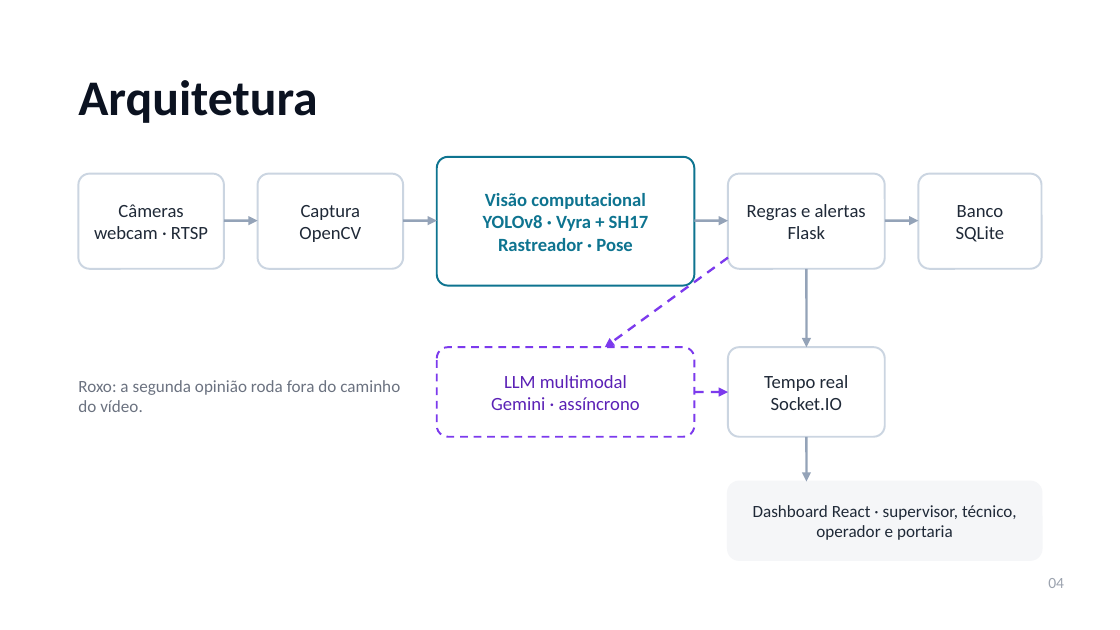
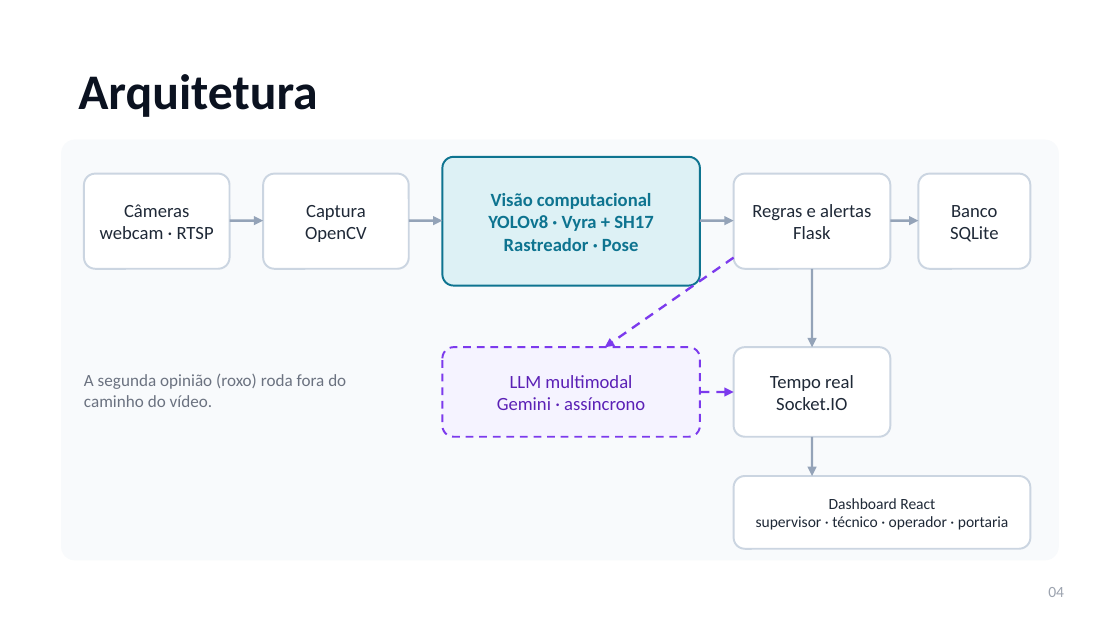
Before and after one commit to bolla-X/Challenge_5550, a slide deck: slide 4 of docs/pitch/VisionEPI-pitch-v2.pptx. Drawn at 1120x630 pixels with LibreOffice and Linux fonts; fonts in the diff are those of the drawing. Boxes give left, top, right and bottom in pixels: in the first picture for what was removed or moved away, otherwise in the second. Text is boxed around its words. In the diff, an @@ line names an element or a change of style, - is before the commit and + after.

```diff
--- a/docs/pitch/VisionEPI-pitch-v2.pptx
+++ b/docs/pitch/VisionEPI-pitch-v2.pptx
@@ text "Arquitetura" moved from (x1=78, y1=80, x2=317, y2=123) to (x1=78, y1=74, x2=317, y2=117) @@
@@ rounded rectangle added at (x1=62, y1=140, x2=1058, y2=560), fill #F8FAFC, outline #F8FAFC 0.5 pt @@
@@ rounded rectangle at (x1=442, y1=157, x2=700, y2=286): fill #FFFFFF to #DDF1F5 @@
@@ text "Banco" moved from (x1=956, y1=205, x2=1004, y2=242) to (x1=950, y1=205, x2=998, y2=242) @@
@@ rounded rectangle resized from (x1=918, y1=174, x2=1042, y2=269) to (x1=918, y1=174, x2=1030, y2=269) @@
@@ arrow moved from (403, 221) - (437, 221) to (230, 221) - (263, 221) @@
@@ arrow moved from (694, 221) - (728, 221) to (409, 221) - (442, 221) @@
@@ arrow moved from (885, 221) - (918, 221) to (700, 221) - (734, 221) @@
@@ arrow moved from (224, 221) - (258, 221) to (890, 221) - (918, 221) @@
@@ arrow moved from (728, 258) - (605, 347) to (734, 258) - (605, 347) @@
@@ 6 texts, 6 rounded rectangles, 2 arrows moved together from (x1=78, y1=157, x2=885, y2=437) to (x1=84, y1=157, x2=890, y2=437) @@
@@ rounded rectangle at (x1=442, y1=347, x2=700, y2=437): fill #FFFFFF to #F5F3FF @@
@@ text at (x1=84, y1=374, x2=346, y2=407): text changed @@
-Roxo: a segunda opinião roda fora do caminho do vídeo.
+A segunda opinião (roxo) roda fora do caminho do vídeo.
@@ arrow moved from (806, 437) - (806, 482) to (812, 437) - (812, 476) @@
@@ rounded rectangle resized from (x1=728, y1=482, x2=1042, y2=560) to (x1=734, y1=476, x2=1030, y2=549) @@
@@ rounded rectangle at (x1=734, y1=476, x2=1030, y2=549): fill #F5F6F8 to #FFFFFF; outline #F5F6F8 1.25 pt to #CBD5E1 1.25 pt; proportions changed @@
@@ text at (x1=756, y1=498, x2=1009, y2=530): text changed; size 11 to 10 pt @@
-Dashboard React · supervisor, técnico, operador e portaria
+Dashboard React
+supervisor · técnico · operador · portaria
@@ text "04" moved from (x1=1048, y1=578, x2=1064, y2=588) to (x1=1048, y1=587, x2=1064, y2=597) @@
```
Also in this commit, not shown: 8 other slides changed, 1 other file.
